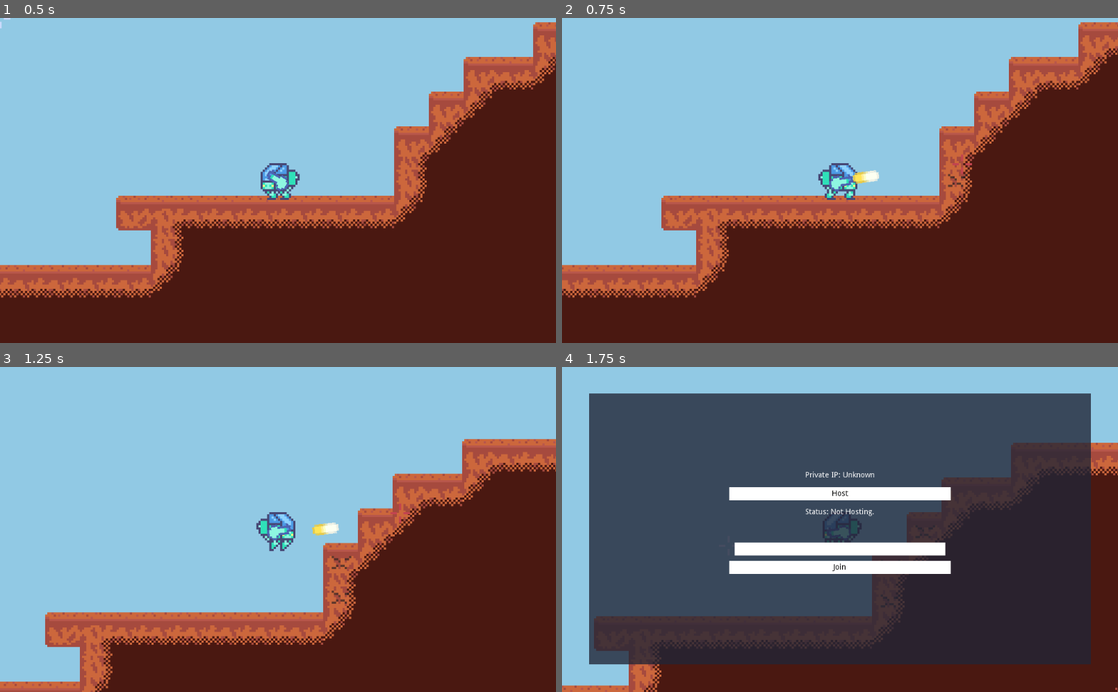
Above: before the commit, frames 1-4 (two rows, left to right).
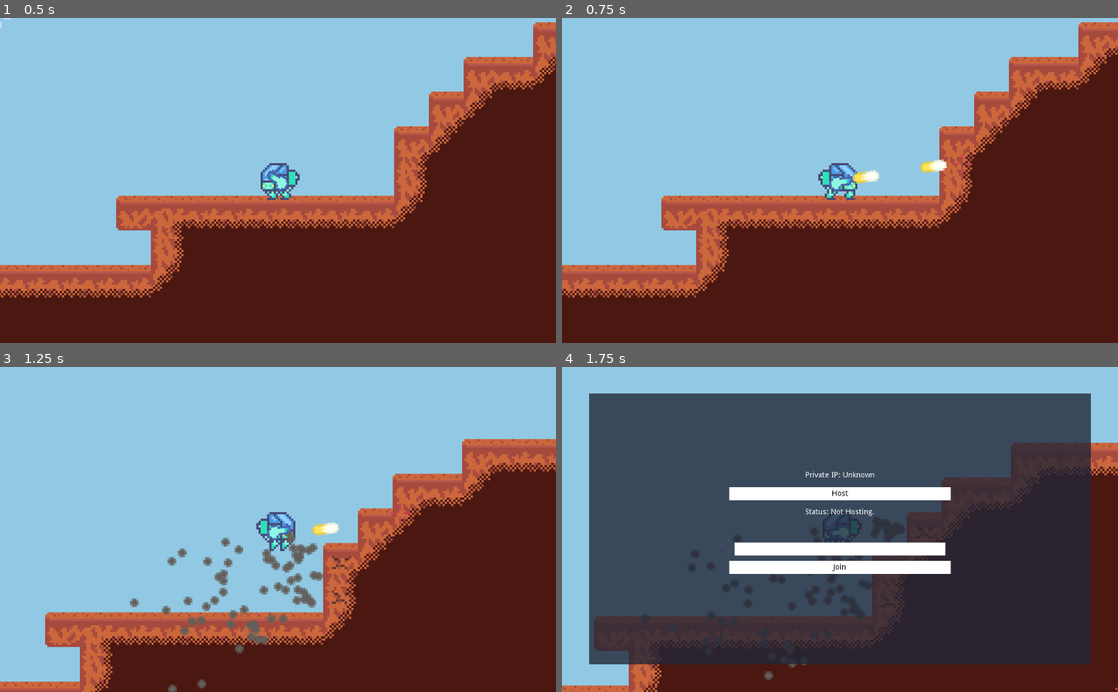
Above: after the commit, the same moments.

Repository: MichaelRRyan/Mecha-Miners
Game: Godot game, scene res://scenes/Gameplay.tscn
Two runs of this game, one before a commit and one after it. Both use one fixed random seed, a clock stepped at 60 frames per second and the inputs below.
Inputs (mouse positions are in pixels of both pictures, inside the frame that each line leads up to):
- Up to frame 1 (0.5 s): no input
- Up to frame 2 (0.75 s): tap Enter at 0.5 s; move the mouse to (962, 164) at 0.52 s; press the mouse at (962, 164) at 0.53 s; hold D (move_right) from 0.53 s (still down)
- Up to frame 3 (1.25 s): keep holding D (move_right); tap W (jump) at 0.77 s
- Up to frame 4 (1.75 s): keep holding D (move_right); move the mouse to (728, 545) at 1.27 s; release the mouse at (728, 545) at 1.28 s; tap H (toggle_network_panel) at 1.35 s; tap W (jump) at 1.52 s

Frame 1 is identical in both runs. In frame 2, 0.2% of the frame differs, in the area x 64-73%, y 43-53%; in frame 3, 1.8%, in the area x 23-59%, y 50-100%; in frame 4, 0.6%.

Commit message:
Began adding hit particles

Diff:
--- a/scenes/Bullet.tscn
+++ b/scenes/Bullet.tscn
@@ -4,20 +4,20 @@
 [ext_resource path="res://scripts/Bullet.gd" type="Script" id=2]
 
 [sub_resource type="CapsuleShape2D" id=1]
-radius = 2.5
-height = 6.0
+radius = 1.0
+height = 2.0
 
 [node name="Bullet" type="KinematicBody2D"]
 collision_layer = 2
 collision_mask = 2
 script = ExtResource( 2 )
 
-[node name="CollisionShape2D" type="CollisionShape2D" parent="."]
-rotation = 1.5708
-shape = SubResource( 1 )
-
 [node name="Sprite" type="Sprite" parent="."]
 position = Vector2( 0, -0.5 )
 texture = ExtResource( 1 )
 region_enabled = true
 region_rect = Rect2( 128, 80, 16, 16 )
+
+[node name="CollisionShape2D" type="CollisionShape2D" parent="."]
+rotation = 1.5708
+shape = SubResource( 1 )
--- /dev/null
+++ b/scenes/BulletHitParticle.tscn
@@ -0,0 +1,44 @@
+[gd_scene load_steps=8 format=2]
+
+[ext_resource path="res://assets/images/particle_small.png" type="Texture" id=1]
+[ext_resource path="res://scripts/ParticleFreeOnFinish.gd" type="Script" id=2]
+
+[sub_resource type="Curve" id=1]
+max_value = 100.0
+_data = [ Vector2( 0, 1 ), 0.0, 353.12, 0, 0, Vector2( 1, 100 ), 16.2801, 0.0, 0, 0 ]
+
+[sub_resource type="CurveTexture" id=2]
+curve = SubResource( 1 )
+
+[sub_resource type="Curve" id=3]
+_data = [ Vector2( 0, 1 ), 0.0, 0.0, 0, 0, Vector2( 0.644737, 1 ), 0.0, -0.597336, 1, 0, Vector2( 1, 0 ), -7.33217, 0.0, 0, 0 ]
+
+[sub_resource type="CurveTexture" id=4]
+curve = SubResource( 3 )
+
+[sub_resource type="ParticlesMaterial" id=5]
+flag_disable_z = true
+direction = Vector3( -1, 0, 0 )
+spread = 30.0
+gravity = Vector3( 0, 98, 0 )
+initial_velocity = 200.0
+initial_velocity_random = 1.0
+orbit_velocity = 0.0
+orbit_velocity_random = 0.0
+damping_random = 0.5
+damping_curve = SubResource( 2 )
+scale_curve = SubResource( 4 )
+color = Color( 0.392157, 0.376471, 0.356863, 1 )
+
+[node name="HitParticle" type="Particles2D"]
+emitting = false
+amount = 16
+one_shot = true
+explosiveness = 1.0
+process_material = SubResource( 5 )
+texture = ExtResource( 1 )
+script = ExtResource( 2 )
+
+[node name="FreeTimer" type="Timer" parent="."]
+
+[connection signal="timeout" from="FreeTimer" to="." method="_on_FreeTimer_timeout"]
--- a/scenes/Gameplay.tscn
+++ b/scenes/Gameplay.tscn
@@ -30,3 +30,7 @@
 [node name="GUIManager" parent="." instance=ExtResource( 3 )]
 
 [node name="Cursor" parent="." instance=ExtResource( 6 )]
+
+[node name="Particles" type="Node2D" parent="." groups=[
+"particle_container",
+]]
--- a/scripts/Bullet.gd
+++ b/scripts/Bullet.gd
@@ -1,4 +1,6 @@
 extends KinematicBody2D
+
+onready var HitParticleScene = preload("res://scenes/BulletHitParticle.tscn")
 
 export var speed = 250.0
 export var max_distance = 200.0
@@ -38,8 +40,8 @@
 			# Tells the terrain to damage that tile.
 			terrain.damage_tile(tile_pos, 1)
 
-			# Delete the bullet and stop looping.
-			queue_free()
+			# Call on_impact stop looping.
+			__on_impact()
 			break;
 
 
@@ -48,3 +50,17 @@
 
 
 # -----------------------------------------------------------------------------
+func __on_impact():
+	queue_free()
+	create_hit_particles()
+
+
+# -----------------------------------------------------------------------------
+func create_hit_particles():
+	var containers = get_tree().get_nodes_in_group("particle_container")
+	if containers and not containers.empty():
+		var container = containers[0]
+		var particle = HitParticleScene.instance()
+		container.add_child(particle)
+		particle.position = global_position
+		particle.rotation = global_rotation
--- /dev/null
+++ b/scripts/ParticleFreeOnFinish.gd
@@ -0,0 +1,12 @@
+extends Particles2D
+
+tool
+
+
+func _ready():
+	emitting = true
+	$FreeTimer.start(lifetime)
+
+
+func _on_FreeTimer_timeout():
+	queue_free()
Binary file added: assets/images/particle.png
Not shown, added: assets/images/particle.png.import
Binary file added: assets/images/particle_small.png
Not shown, added: assets/images/particle_small.png.import
